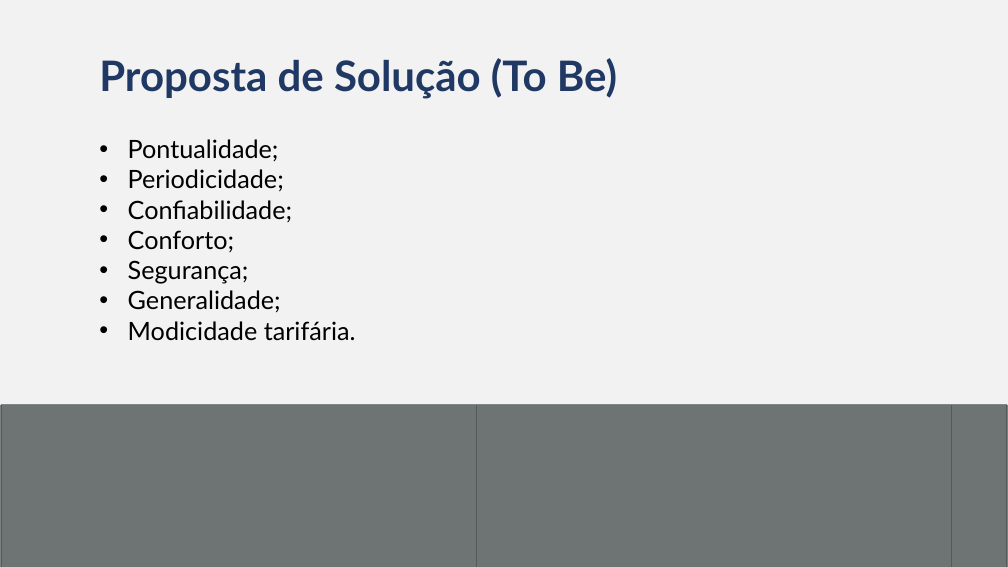
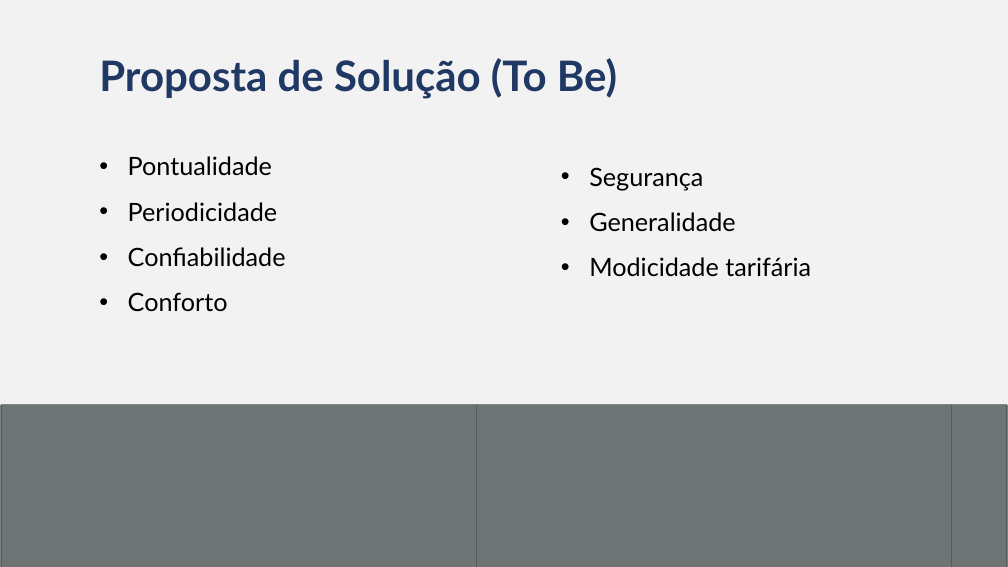
Before and after one commit to Bandtec-3SEM/Doc, a slide deck: slide 8 of Sprint1/Apresentacoes/PI_Contexto.pptx (slide 7 before the commit). Drawn at 1008x567 pixels with LibreOffice and Linux fonts; fonts in the diff are those of the drawing; grey boxes stand for pictures. Boxes give left, top, right and bottom in pixels: in the first picture for what was removed or moved away, otherwise in the second. Text is boxed around its words. In the diff, an @@ line names an element or a change of style, - is before the commit and + after.

```diff
--- a/Sprint1/Apresentacoes/PI_Contexto.pptx
+++ b/Sprint1/Apresentacoes/PI_Contexto.pptx
@@ text at bbox=[128, 156, 286, 312]: text changed @@
-• Pontualidade;
-• Periodicidade;
-• Confiabilidade;
-• Conforto;
-• Segurança;
-• Generalidade;
-• Modicidade tarifária.
+• Pontualidade
+• Periodicidade
+• Confiabilidade
+• Conforto
@@ text added at bbox=[589, 167, 811, 277], 24 pt, text #000000 @@
+• Segurança
+• Generalidade
+• Modicidade tarifária
```
Also in this commit, not shown: 1 other slide changed, 1 slide added.
